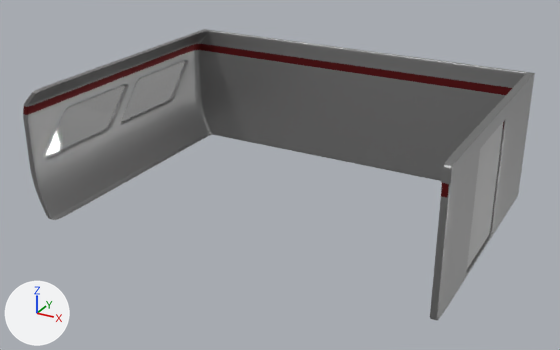
The Blender file Ausenfenster.blend: old version first, new version second.
One viewpoint serves both versions: a camera (50 mm lens) standing at (35.4, -43.3, 21.7) and looking at (13.2, -3.1, 1.6). The axes (+X, +Y, +Z) are drawn at lower left. The lights are the same throughout.

Objects in the first picture: 'Cube', 'Fenster1', 'Fenster2', 'Tür_links', 'Tür_rechts'.
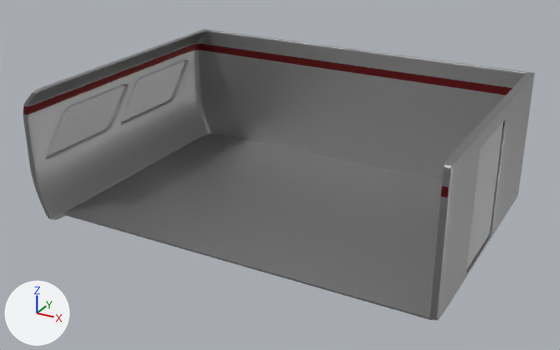
Location of each change, (x1, y1, x2, y2) in pixels of the pictures (560 x 350 px):
'Würfel', added
    after: (64, 133, 442, 320)

The change, as a diff of the scene's bpy script:
```diff
--- a/Ausenfenster.blend.py
+++ b/Ausenfenster.blend.py
@@ me_würfel_004 @@
+me_würfel_004.from_pydata(...)  # a box spanning x -1.0..1.0, y -1.0..1.0, z -1.0..1.0
+me_würfel_004.materials.append(mat_metall)  # grey #a5a5a5
@@ ob_würfel @@
+ob_würfel = bpy.data.objects.new('Würfel', me_würfel_004)
+ob_würfel.location = (13.64, -1.9, -0.91)
+ob_würfel.scale = (12.5, 8.53, 0.0588)
```
